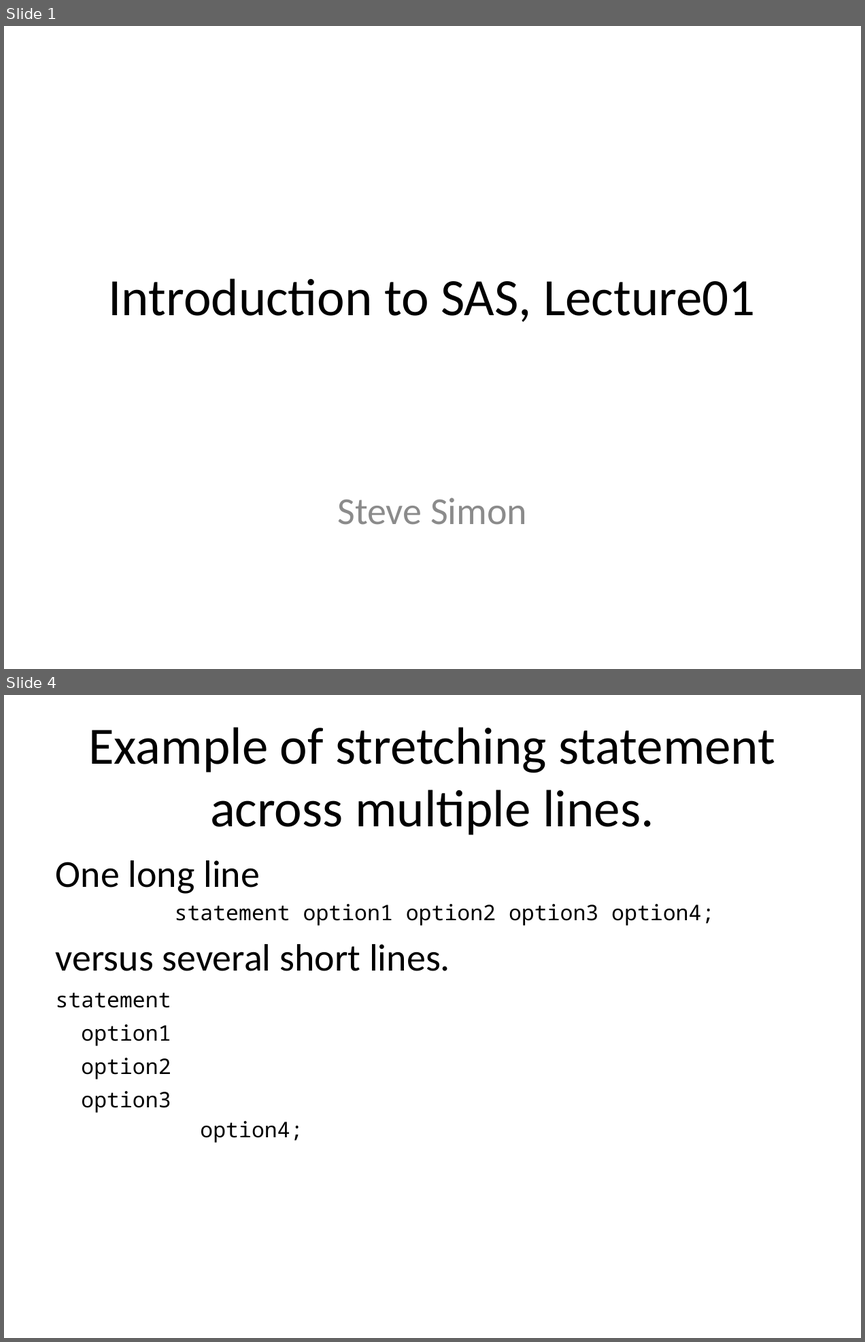
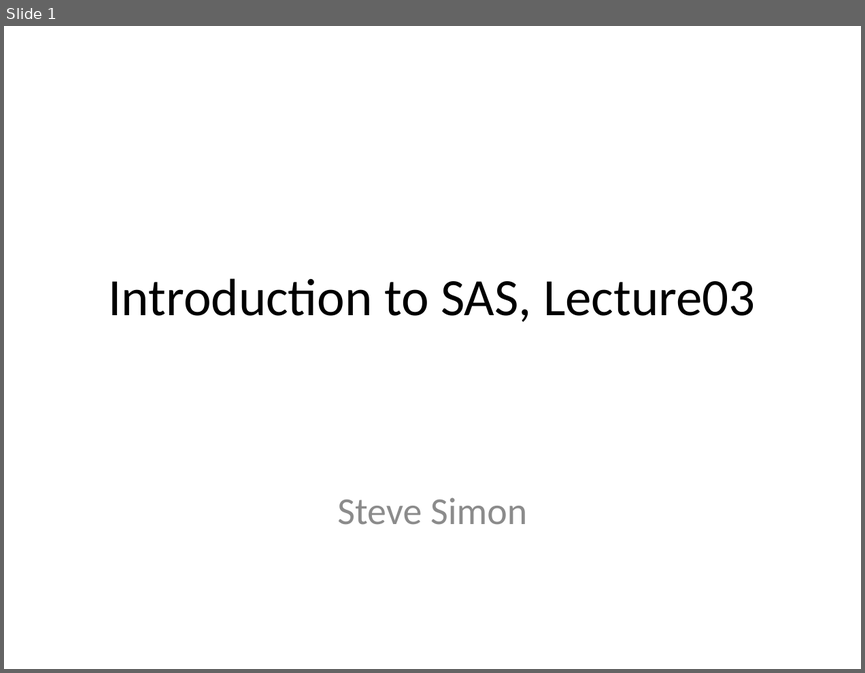
Before and after one commit to classes-simon/5507, a slide deck: module03/src/slides-and-speaker-notes-03.pptx. Shown one above the other, each under a label of ours: slides 1 and 4 before the commit, slide 1 after it; the slides between them are not shown. The pictures are 865x1342 and 865x673 pixels, drawn with LibreOffice and Linux fonts; fonts in the diff are those of the drawing. Boxes give left, top, right and bottom in pixels: in the first picture for what was removed or moved away, otherwise in the second. Text is boxed around its words. In the diff, an @@ line names an element or a change of style, - is before the commit and + after.

```diff
--- a/module03/src/slides-and-speaker-notes-03.pptx
+++ b/module03/src/slides-and-speaker-notes-03.pptx
@@ slide 4 removed at [4,695,861,1338], background #FFFFFF @@
@@ title removed at [88,727,776,835] @@
-Example of stretching statement across multiple lines.
@@ text removed at [56,860,714,1142] @@
-One long line
-statement option1 option2 option3 option4;
-versus several short lines.
-statement
-option1
-option2
-option3
-option4;
@@ slide 1 changed as well @@
@@ title at [109,278,755,322]: text changed @@
-Introduction to SAS, Lecture01
+Introduction to SAS, Lecture03
```
Also in this commit, not shown: 2 slides added, 57 other slides removed, 10 other files.
